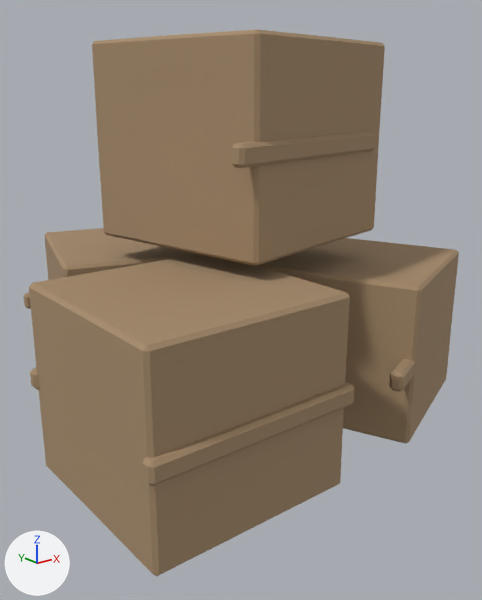
The glTF model assets/models/p_crates.glb: old version first, new version second.
Rendered twice from a camera (50 mm lens) standing at (-1.11, -1.67, 1.25) and looking at (0.5, 0.35, 0.45). The lights are fixed; the arrows at lower left show +X, +Y and +Z. The older version comes first. Vertices at exactly the same position are counted once.

Objects in the first picture: 'crates'.
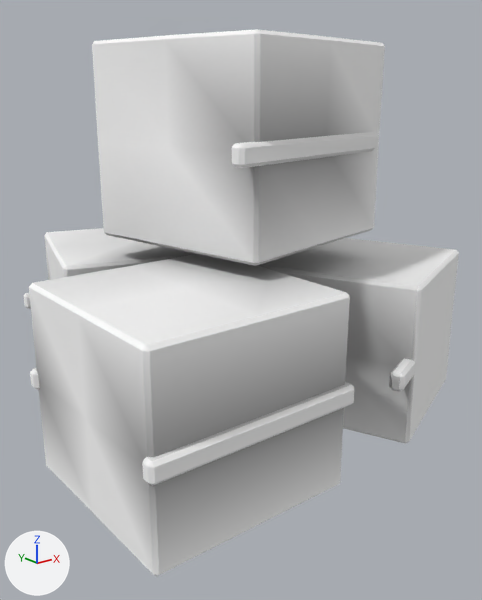
Where the change shows, as pixel boxes [x1, y1, x2, y2] in the pictures (482 x 600 px):
'crates', recoloured (lighter)
    both: [24, 29, 459, 576]
part 1 of me_cube, recoloured (lighter)
    both: [26, 34, 446, 575]
part 2 of me_cube, recoloured
    both: [27, 157, 411, 374]
part 3 of me_cube, recoloured (lighter)
    both: [24, 39, 459, 485]

What changed in the scene script:
```text
Change mat_crates:
    remove n2 = _N.new('ShaderNodeMix'); n2.name = 'Mix'
    remove n2.data_type = 'RGBA'
    remove n2.blend_type = 'MULTIPLY'
    remove n2.inputs[0].default_value = 1.0  # 'Factor'
    remove n2.inputs[7].default_value = (0.38, 0.26, 0.15, 1.0)  # 'B', beige #a68b6c
    where n0 = _N.new('ShaderNodeBsdfPrincipled'); n0.name = 'Principled BSDF'
    where n3 = _N.new('ShaderNodeVertexColor'); n3.name = 'Color Attribute'
    remove _L.new(n2.outputs[2], n0.inputs[0])  # 'Result' to 'Base Color'
    remove _L.new(n3.outputs[0], n2.inputs[6])  # 'Color' to 'A'
    add _L.new(n3.outputs[0], n0.inputs[0])  # 'Color' to 'Base Color'
Change me_cube:
    where me_cube.from_pydata(...)  # 408 vertices, 768 faces; spans x -0.38..1.35, y -0.39..1.31, z 0.0..1.42
    used by ob_crates; location = (0.0, 0.0, 0.0)
    me_cube part 1: 214 faces centred in x -0.36..1.24, y -0.37..1.26, z 0.11..1.3 are repainted in the vertex colours; the middle colour goes from white #ffffff to light grey #d4d4d4
    me_cube part 2: 211 faces centred in x -0.23..1.24, y -0.36..1.15, z 0.12..1.18 are repainted in the vertex colours; the middle colour goes from white #ffffff to grey #999999
    me_cube part 3: 175 faces centred in x -0.37..1.3, y -0.38..1.29, z 0.0..1.3 are repainted in the vertex colours; the middle colour goes from white #ffffff to white #f7f7f7
```
